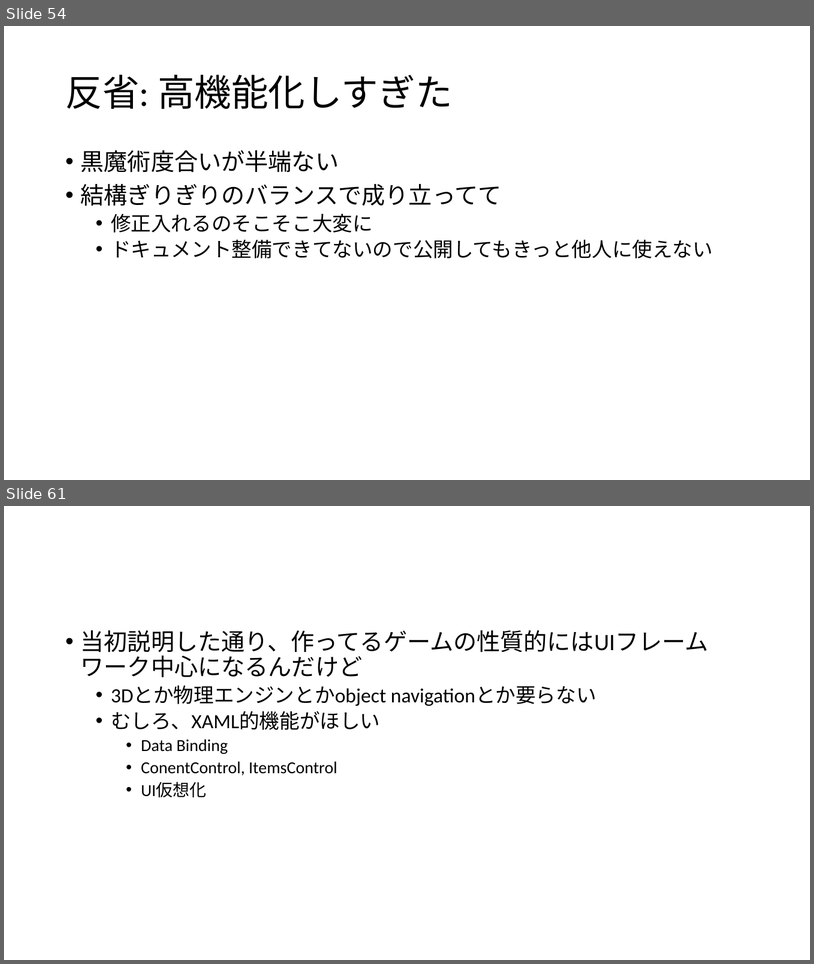
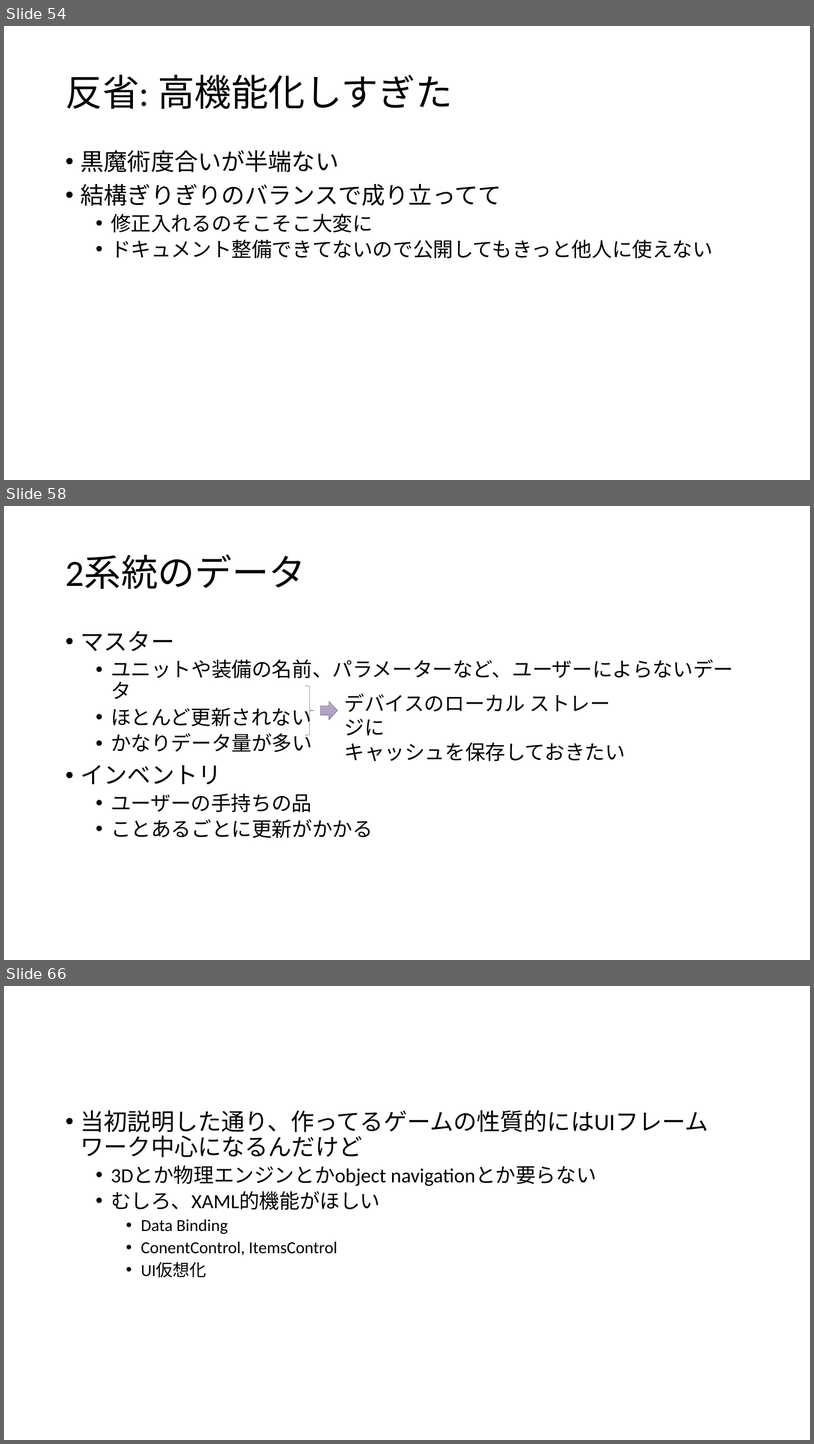
Before and after one commit to ppcuni/UnityCsharp20150321, a slide deck: doc/自社フレームワーク.pptx. Shown one above the other, each under a label of ours: slides 54 and 61 before the commit, slides 54, 58 and 66 after it; the slides between them are not shown. The pictures are 814x964 and 814x1444 pixels, drawn with LibreOffice and Linux fonts; fonts in the diff are those of the drawing. Boxes give left, top, right and bottom in pixels: in the first picture for what was removed or moved away, otherwise in the second. Text is boxed around its words. In the diff, an @@ line names an element or a change of style, - is before the commit and + after.

Commit message:
インベントリ の説明完成

```diff
--- a/doc/自社フレームワーク.pptx
+++ b/doc/自社フレームワーク.pptx
@@ slide 58 added at bbox=[4, 506, 810, 960], background #FFFFFF @@
@@ title added at bbox=[65, 555, 306, 589], 44 pt, text #000000 @@
+2系統のデータ
@@ text added at bbox=[81, 631, 734, 838], 24 pt, text #000000 @@
+• マスター
+  • ユニットや装備の名前、パラメーターなど、ユーザーによらないデータ
+  • ほとんど更新されない
+  • かなりデータ量が多い
+• インベントリ
+  • ユーザーの手持ちの品
+  • ことあるごとに更新がかかる
@@ right brace added at bbox=[305, 685, 314, 735], outline #8064A2 0.5 pt @@
@@ right arrow added at bbox=[321, 702, 338, 720], fill gradient #BDB2CD to #B2A5C4 to #A796BE, outline #8064A2 0.5 pt @@
@@ text added at bbox=[345, 693, 626, 761], 24 pt, text #000000 @@
+デバイスのローカル ストレージに
+キャッシュを保存しておきたい
@@ what was slide 61 is now slide 66 @@
```
Also in this commit, not shown: 2 slides changed, 9 other slides added, 5 slides removed.
